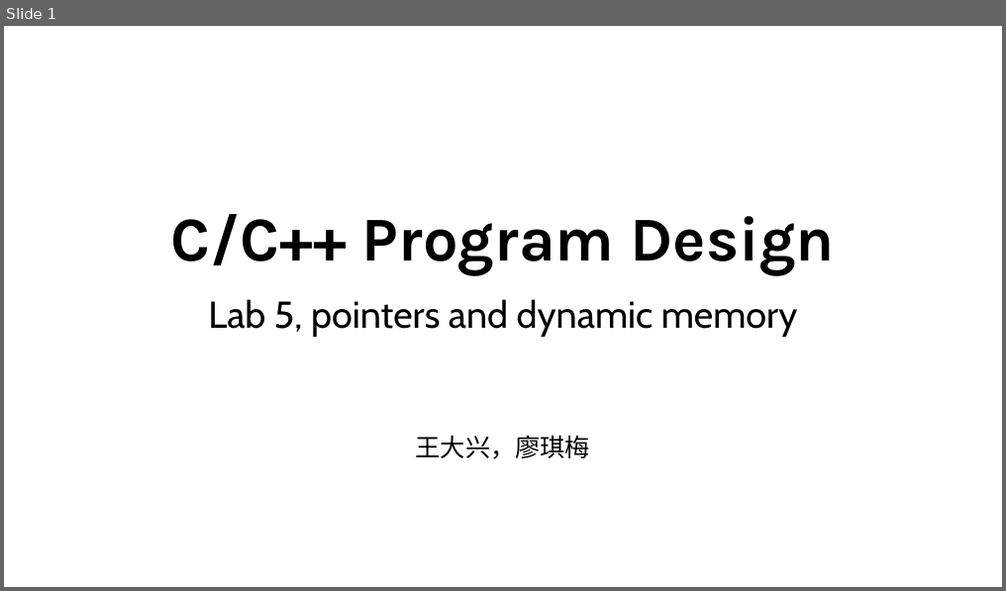
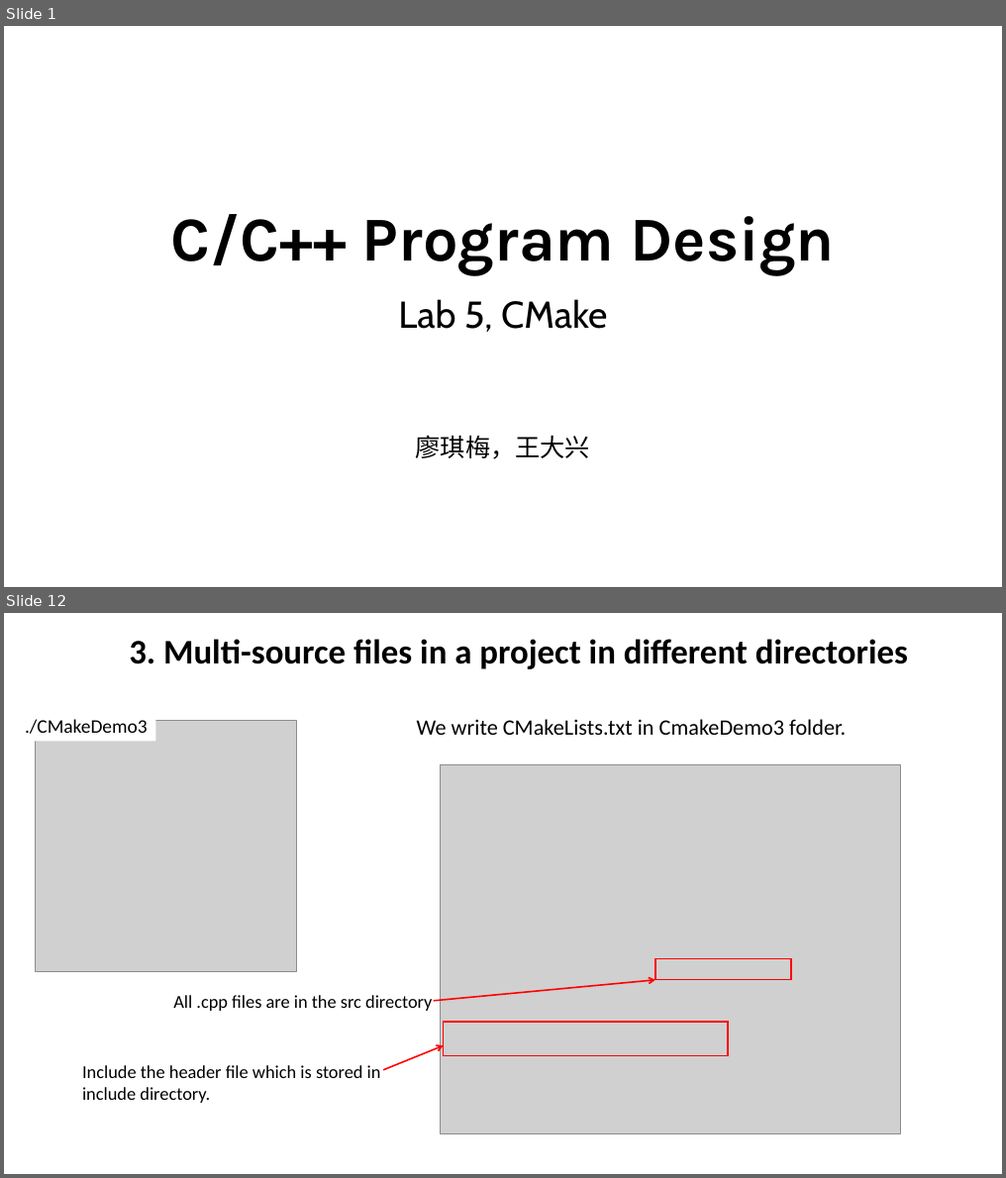
Before and after one commit to ShiqiYu/CPP, a slide deck: week05/Lab05.pptx. Shown one above the other, each under a label of ours: slide 1 before the commit, slides 1 and 12 after it; the slides between them are not shown. The pictures are 1006x591 and 1006x1178 pixels, drawn with LibreOffice and Linux fonts; fonts in the diff are those of the drawing; grey boxes stand for pictures; background and template pictures are left out. Boxes give left, top, right and bottom in pixels: in the first picture for what was removed or moved away, otherwise in the second. Text is boxed around its words. In the diff, an @@ line names an element or a change of style, - is before the commit and + after.

```diff
--- a/week05/Lab05.pptx
+++ b/week05/Lab05.pptx
@@ slide 12 added at (x1=4, y1=613, x2=1002, y2=1174), background #FFFFFF @@
@@ text added at (x1=129, y1=639, x2=908, y2=669), 33.2 pt, text #000000, bold @@
+3. Multi-source files in a project in different directories
@@ rectangle added at (x1=18, y1=710, x2=156, y2=741), fill #FFFFFF, 18.4 pt, text #000000 @@
+./CMakeDemo3
@@ picture added at (x1=36, y1=720, x2=297, y2=971) @@
@@ text added at (x1=417, y1=719, x2=846, y2=735), 21.2 pt, text #000000 @@
+We write CMakeLists.txt in CmakeDemo3 folder.
@@ picture added at (x1=441, y1=765, x2=900, y2=1134) @@
@@ rectangle added at (x1=655, y1=959, x2=792, y2=980), outline #FF0000 1.5 pt @@
@@ text added at (x1=173, y1=995, x2=432, y2=1011), 17.6 pt, text #000000 @@
+All .cpp files are in the src directory
@@ arrow added from (434, 1001) to (655, 980), #FF0000 1.5 pt @@
@@ rectangle added at (x1=444, y1=1023, x2=728, y2=1057), outline #FF0000 1.5 pt @@
@@ arrow added from (383, 1070) to (444, 1046), #FF0000 1.5 pt @@
@@ text added at (x1=82, y1=1065, x2=381, y2=1103), 17.6 pt, text #000000 @@
+Include the header file which is stored in
+include directory.
@@ slide 1 changed as well @@
@@ subtitle at (x1=398, y1=299, x2=607, y2=460): text changed @@
-Lab 5, pointers and dynamic memory
-王大兴，廖琪梅
+Lab 5, CMake
+廖琪梅，王大兴
```
Also in this commit, not shown: 1 other slide changed, 15 other slides added, 24 slides removed.
